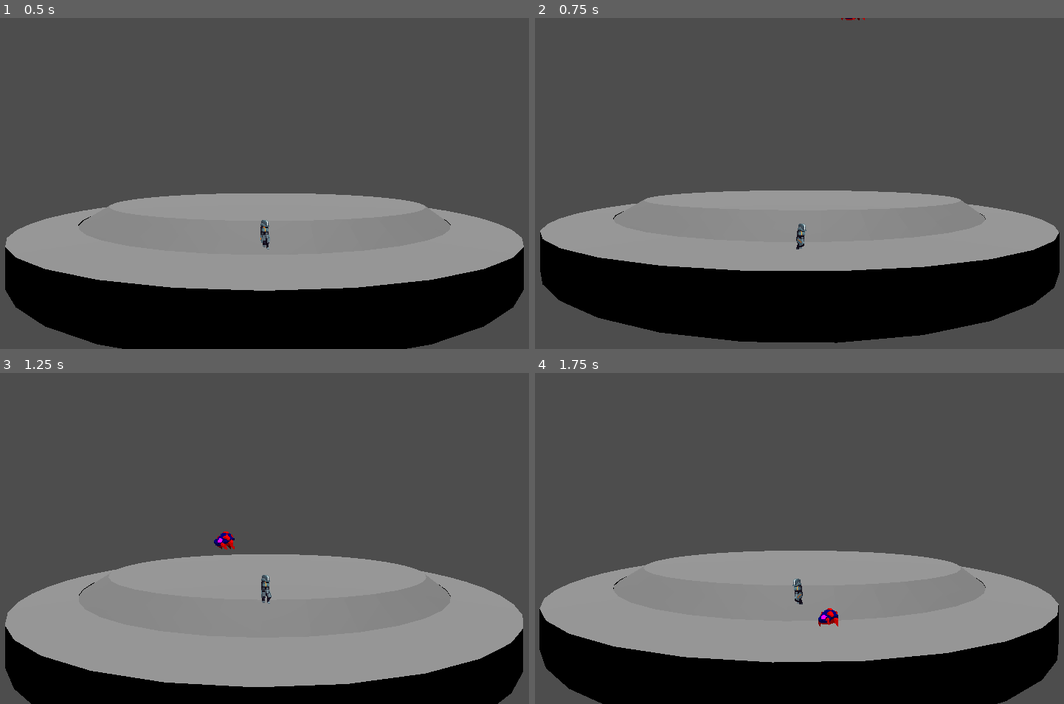
Above: before the commit, frames 1-4 (two rows, left to right).
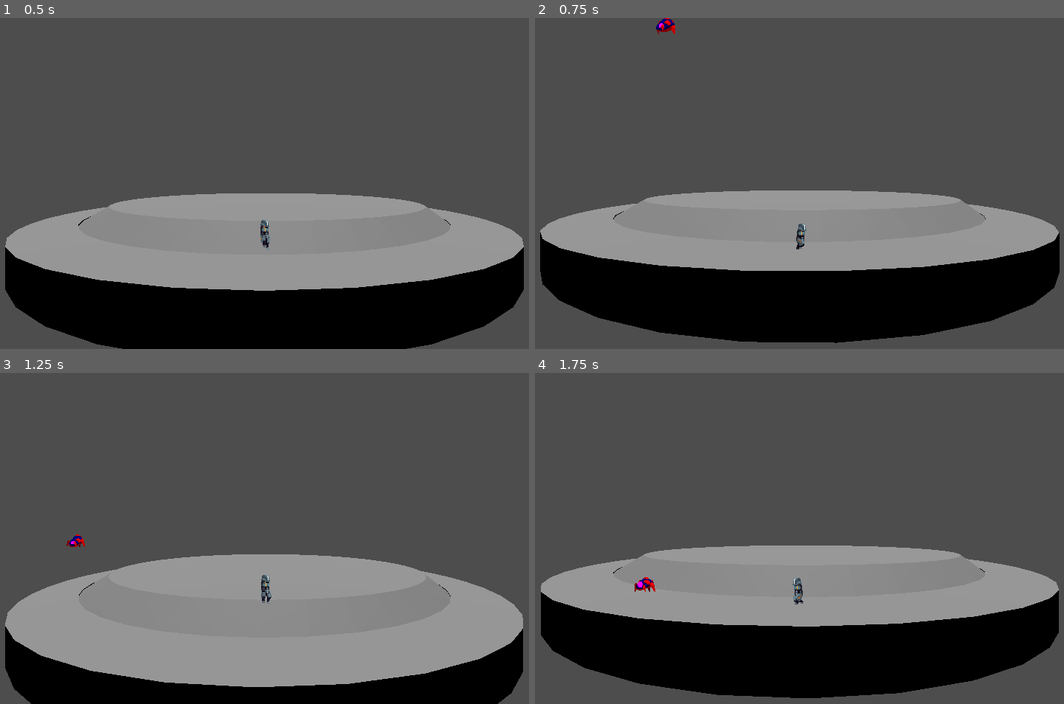
Above: after the commit, the same moments.

Repository: Jafeth12/VJ-FIB
Game: Godot game, scene res://main.tscn
The game is run twice, just before and just after one commit, with the same random seed, the same clock (stepped at 60 frames per second) and the same inputs.
Inputs:
- Up to frame 1 (0.5 s): no input
- Up to frame 2 (0.75 s): hold Right (move_right) from 0.53 s (still down); tap G (god_mode) at 0.6 s
- Up to frame 3 (1.25 s): keep holding Right (move_right); tap Up (jump) at 0.77 s; tap = (dbg_enemies_attack, bound only after the commit) at 0.8 s
- Up to frame 4 (1.75 s): release Right (move_right) at 1.28 s; hold Left (move_left) from 1.28 s (still down); tap = (dbg_enemies_attack, bound only after the commit) at 1.35 s; tap Up (jump) at 1.52 s; tap Backspace (dbg_enemies_die, bound only after the commit) at 1.55 s

Frame 1 is identical in both runs. In frame 2, 0.1% of the frame differs, in the area x 22-63%, y 0-5%; in frame 3, 0.2%; in frame 4, 18%, in the area x 0-100%, y 52-100%.

Commit message:
[FIX] enemy direction + dbg_buttons

Diff:
--- a/3D/crawler.gd
+++ b/3D/crawler.gd
@@ -6,10 +6,9 @@
 	$sprite.connect("animation_finished", on_animation_finished)
 
 func get_new_alpha(current_alpha: float, delta: float) -> float:
-	var dir = 1
 	match enemy_state:
 		EnemyState.WANDER:
-			return current_alpha + dir * SPEED * delta
+			return current_alpha + enemy_dir * SPEED * delta
 	return alpha
 
 func update_animation() -> void:
@@ -28,7 +27,10 @@
 				$sprite.play("die")
 
 func should_attack() -> bool:
-	return Input.is_action_just_pressed("god_mode")
+	return Input.is_action_just_pressed("dbg_enemies_attack")
+
+func should_die() -> bool:
+	return Input.is_action_just_pressed("dbg_enemies_die")
 
 func is_attack_finished() -> bool:
 	var ae_copy: bool = attack_ended
--- a/3D/crawler.tscn
+++ b/3D/crawler.tscn
@@ -36,6 +36,22 @@
 [sub_resource type="AtlasTexture" id="AtlasTexture_3o612"]
 atlas = ExtResource("2_hmv2l")
 region = Rect2(336, 96, 48, 48)
+
+[sub_resource type="AtlasTexture" id="AtlasTexture_fgj6b"]
+atlas = ExtResource("2_hmv2l")
+region = Rect2(0, 144, 48, 48)
+
+[sub_resource type="AtlasTexture" id="AtlasTexture_3o6mo"]
+atlas = ExtResource("2_hmv2l")
+region = Rect2(48, 144, 48, 48)
+
+[sub_resource type="AtlasTexture" id="AtlasTexture_nlgl2"]
+atlas = ExtResource("2_hmv2l")
+region = Rect2(96, 144, 48, 48)
+
+[sub_resource type="AtlasTexture" id="AtlasTexture_xolex"]
+atlas = ExtResource("2_hmv2l")
+region = Rect2(144, 144, 48, 48)
 
 [sub_resource type="AtlasTexture" id="AtlasTexture_sv86t"]
 atlas = ExtResource("2_hmv2l")
@@ -131,6 +147,23 @@
 "loop": false,
 "name": &"attack",
 "speed": 10.0
+}, {
+"frames": [{
+"duration": 1.0,
+"texture": SubResource("AtlasTexture_fgj6b")
+}, {
+"duration": 1.0,
+"texture": SubResource("AtlasTexture_3o6mo")
+}, {
+"duration": 1.0,
+"texture": SubResource("AtlasTexture_nlgl2")
+}, {
+"duration": 1.0,
+"texture": SubResource("AtlasTexture_xolex")
+}],
+"loop": false,
+"name": &"die",
+"speed": 5.0
 }, {
 "frames": [{
 "duration": 1.0,
@@ -203,4 +236,4 @@
 billboard = 2
 texture_filter = 0
 sprite_frames = SubResource("SpriteFrames_jmyu3")
-animation = &"attack"
+animation = &"die"
--- a/3D/enemy.gd
+++ b/3D/enemy.gd
@@ -2,7 +2,9 @@
 
 # Estado del enemigo
 enum EnemyState { WAIT, WANDER, ATTACK, DEAD }
+enum EnemyDirection { LEFT = -1, RIGHT = 1}
 var enemy_state: EnemyState = EnemyState.WAIT
+var enemy_dir: EnemyDirection  = EnemyDirection.LEFT
 
 # Movimiento circular
 @export var INIT_ALPHA: float = 0
--- a/3D/project.godot
+++ b/3D/project.godot
@@ -71,3 +71,13 @@
 "events": [Object(InputEventKey,"resource_local_to_scene":false,"resource_name":"","device":-1,"window_id":0,"alt_pressed":false,"shift_pressed":false,"ctrl_pressed":false,"meta_pressed":false,"pressed":false,"keycode":0,"physical_keycode":45,"key_label":0,"unicode":45,"echo":false,"script":null)
 ]
 }
+dbg_enemies_attack={
+"deadzone": 0.5,
+"events": [Object(InputEventKey,"resource_local_to_scene":false,"resource_name":"","device":-1,"window_id":0,"alt_pressed":false,"shift_pressed":false,"ctrl_pressed":false,"meta_pressed":false,"pressed":false,"keycode":0,"physical_keycode":61,"key_label":0,"unicode":161,"echo":false,"script":null)
+]
+}
+dbg_enemies_die={
+"deadzone": 0.5,
+"events": [Object(InputEventKey,"resource_local_to_scene":false,"resource_name":"","device":-1,"window_id":0,"alt_pressed":false,"shift_pressed":false,"ctrl_pressed":false,"meta_pressed":false,"pressed":false,"keycode":0,"physical_keycode":4194308,"key_label":0,"unicode":0,"echo":false,"script":null)
+]
+}
Not shown: 1 places in 3D/crawler.tscn that only renumber resources
